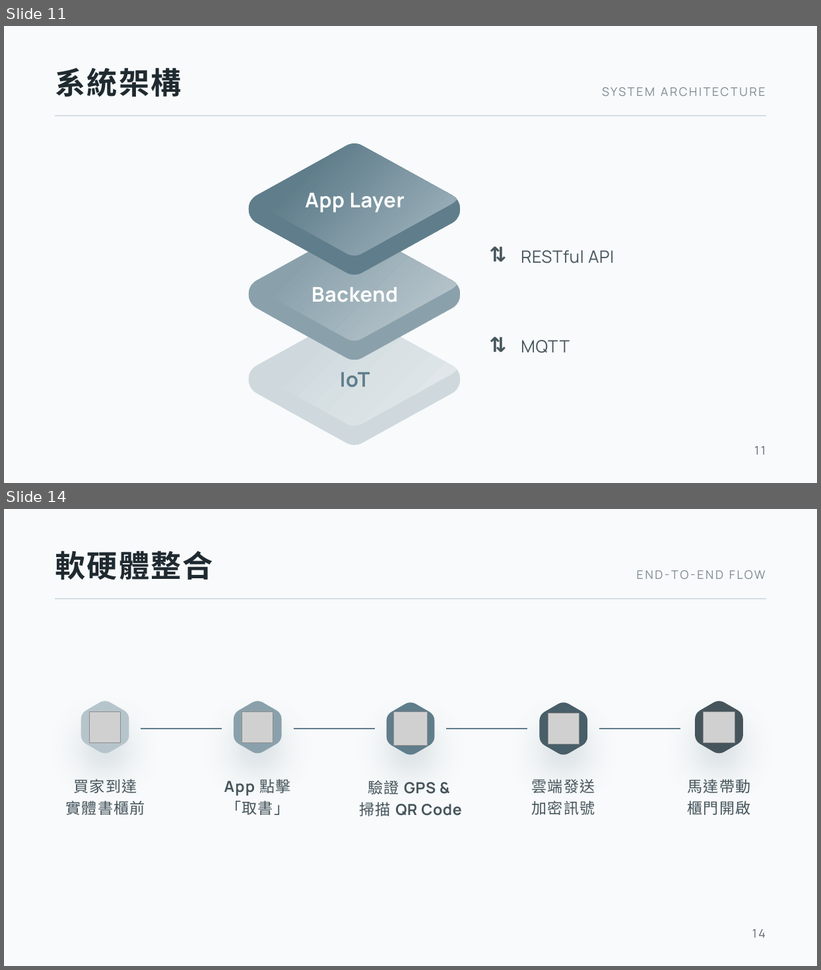
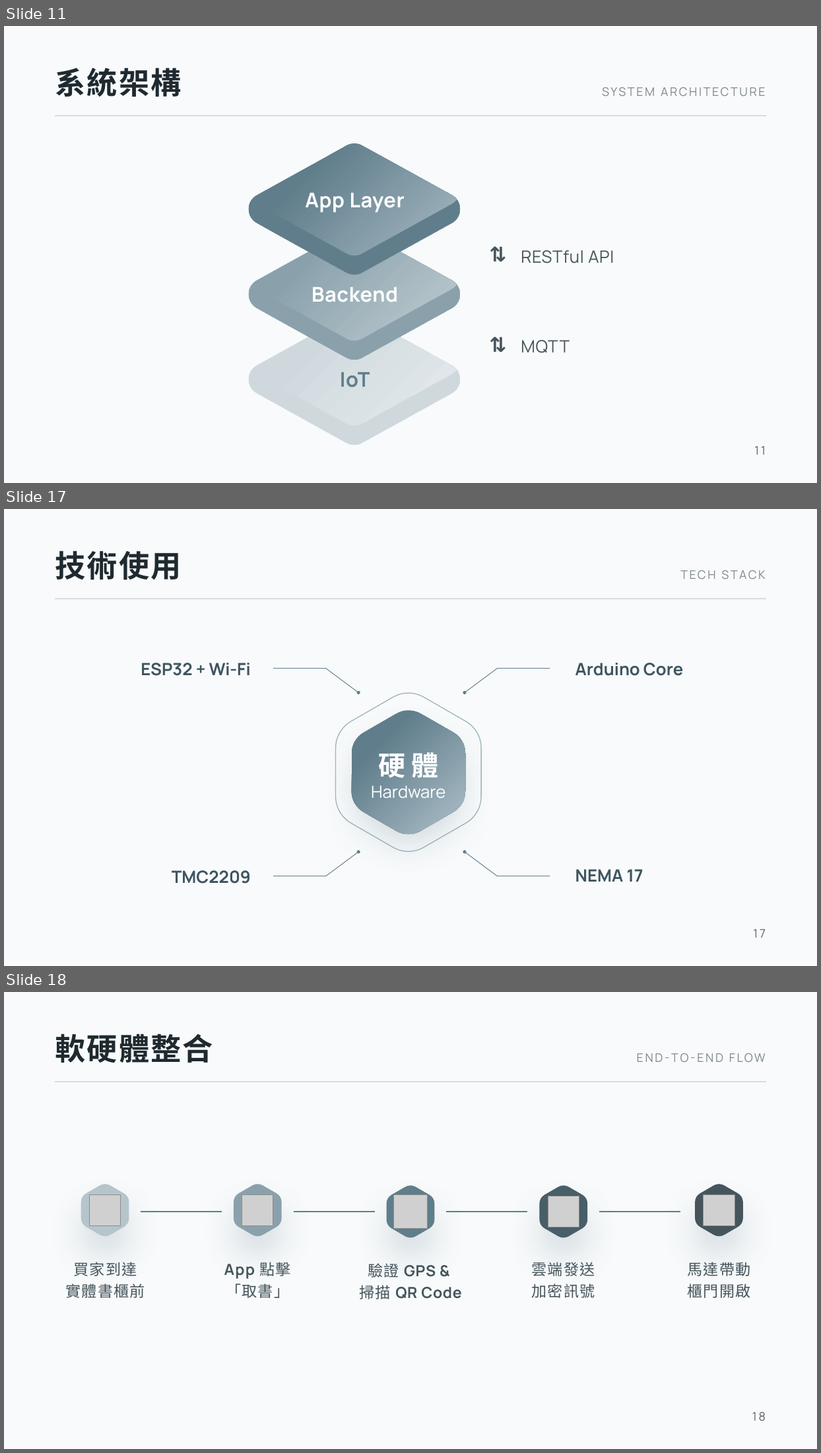
Before and after one commit to SaveMyBook/SaveMyBook, a slide deck: presentation/四技第115414組-救「舊」我的書-初評簡報.pptx. Shown one above the other, each under a label of ours: slides 11 and 14 before the commit, slides 11, 17 and 18 after it; the slides between them are not shown. The pictures are 821x970 and 821x1453 pixels, drawn with LibreOffice and Linux fonts; fonts in the diff are those of the drawing; grey boxes stand for pictures. Boxes give left, top, right and bottom in pixels: in the first picture for what was removed or moved away, otherwise in the second. Text is boxed around its words. In the diff, an @@ line names an element or a change of style, - is before the commit and + after.

```diff
--- a/presentation/四技第115414組-救「舊」我的書-初評簡報.pptx
+++ b/presentation/四技第115414組-救「舊」我的書-初評簡報.pptx
@@ slide 17 added at bbox=[4, 509, 817, 966], background #F8FAFB @@
@@ text added at bbox=[55, 551, 181, 580], 36 pt, text #1F2A30, bold @@
+技術使用
@@ text added at bbox=[680, 570, 765, 579], 14 pt, text #7E8A90 @@
+TECH STACK
@@ line added from (55, 599) to (766, 599), #D5DEE2 1.5 pt @@
@@ text added at bbox=[141, 663, 251, 676], 20 pt, text #3F5560, bold @@
+ESP32 + Wi-Fi
@@ text added at bbox=[576, 663, 683, 676], 20 pt, text #3F5560, bold @@
+Arduino Core
@@ line added from (274, 669) to (326, 669), #607D8B 0.75 pt @@
@@ arrow added from (326, 669) to (358, 692), #607D8B 0.75 pt @@
@@ arrow added from (498, 669) to (465, 692), #607D8B 0.75 pt @@
@@ line added from (550, 669) to (498, 669), #607D8B 0.75 pt @@
@@ freeform shape added at bbox=[336, 693, 482, 852], fill #F8FAFB, outline #607D8B 1 pt @@
@@ freeform shape added at bbox=[352, 710, 466, 834], fill gradient #9DB2BC to #607D8B @@
@@ text added at bbox=[371, 748, 446, 799], 20 pt, text #FFFFFF @@
+硬 體
+Hardware
@@ arrow added from (326, 876) to (358, 852), #607D8B 0.75 pt @@
@@ arrow added from (498, 876) to (465, 852), #607D8B 0.75 pt @@
@@ text added at bbox=[172, 871, 251, 884], 20 pt, text #3F5560, bold @@
+TMC2209
@@ line added from (274, 876) to (326, 876), #607D8B 0.75 pt @@
@@ line added from (550, 876) to (498, 876), #607D8B 0.75 pt @@
@@ text added at bbox=[576, 869, 644, 882], 20 pt, text #3F5560, bold @@
+NEMA 17
@@ page number added at bbox=[753, 929, 766, 938], 14 pt, text #5E686D @@
+17
@@ what was slide 14 is now slide 18 @@
@@ page number at bbox=[752, 1412, 766, 1421]: text changed @@
-14
+18
```
Also in this commit, not shown: 5 slides changed, 7 other slides added, 2 slides removed, 1 other file.
